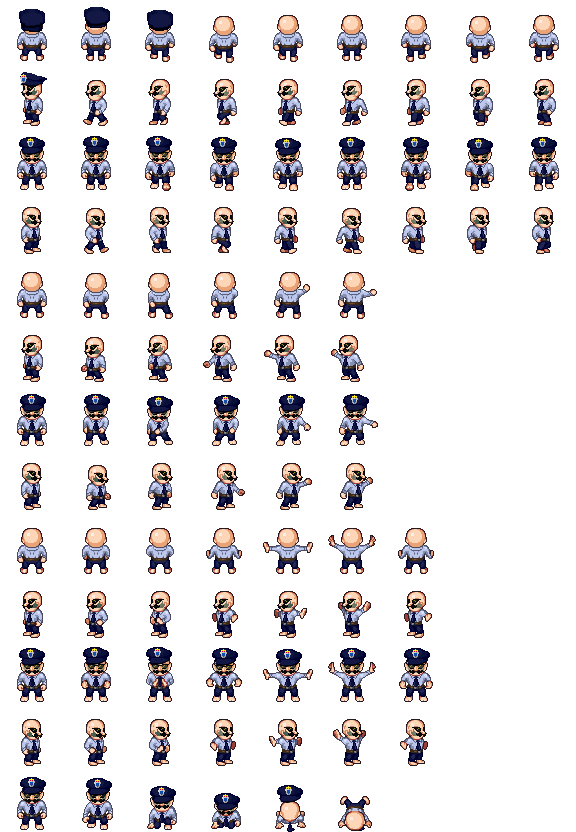
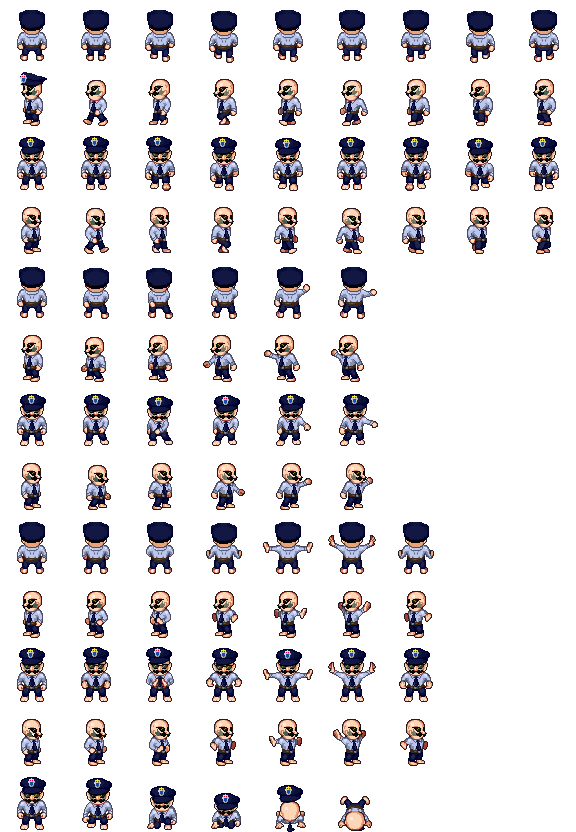
The second w=576, h=832 image is a revision of the first. Changes to its layers:
painted on "RearCap_A2" over [19, 7, 557, 545]
painted on "MergedCapFront" over [19, 9, 45, 32]
